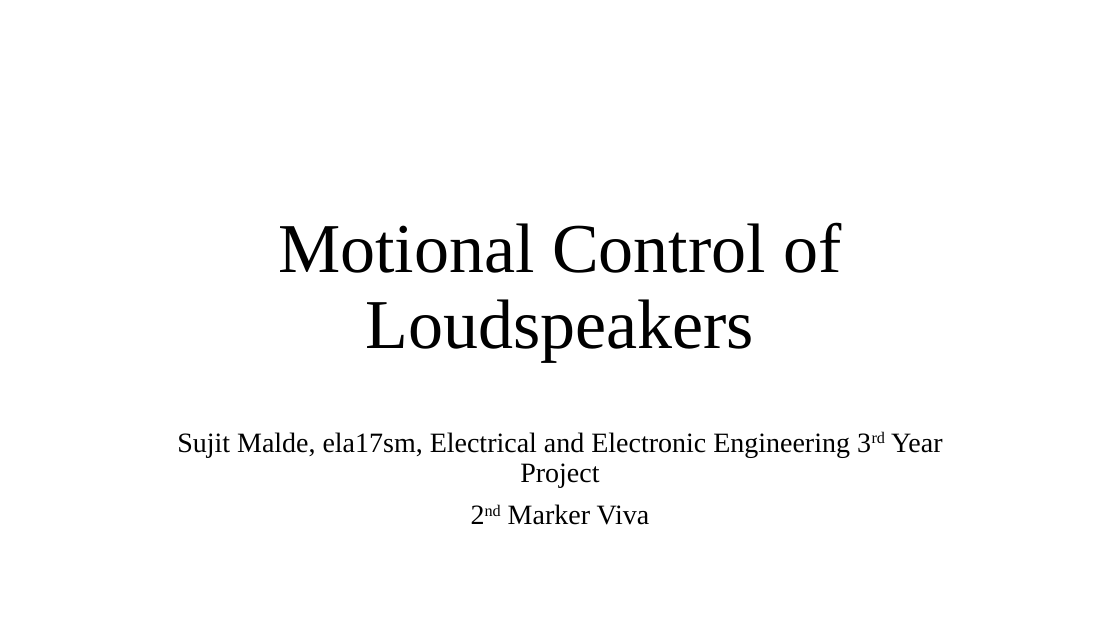
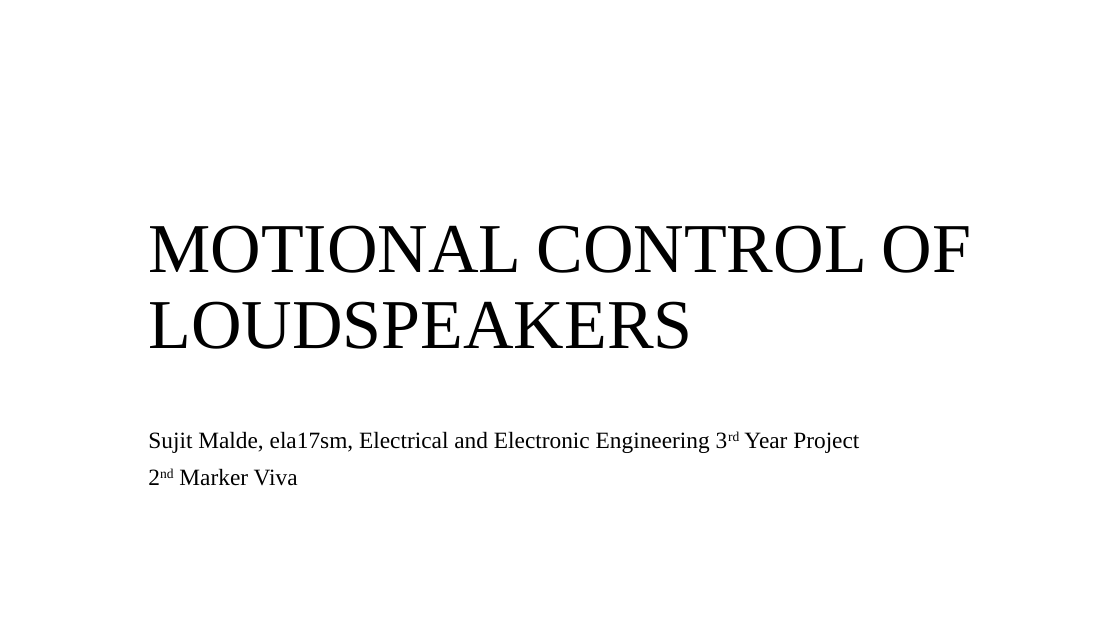
Before and after one commit to spez1998/3rd-year-project, a slide deck: slide 1 of Deliverables/2ndMarkerViva/viva_presentation.pptx. Drawn at 1120x630 pixels with LibreOffice and Linux fonts; fonts in the diff are those of the drawing; background and template pictures are left out. Boxes give left, top, right and bottom in pixels: in the first picture for what was removed or moved away, otherwise in the second. Text is boxed around its words. In the diff, an @@ line names an element or a change of style, - is before the commit and + after.

```diff
--- a/Deliverables/2ndMarkerViva/viva_presentation.pptx
+++ b/Deliverables/2ndMarkerViva/viva_presentation.pptx
@@ title at [148,225,971,349]: text changed @@
-Motional Control of Loudspeakers
+MOTIONAL CONTROL OF LOUDSPEAKERS
@@ subtitle "Sujit Malde, ela17sm, Electrical and ..." at [148,431,859,486]: size 24 to 20 pt; alignment centre to left @@
```
Also in this commit, not shown: 13 other slides changed, 2 slides added, 1 other file.
